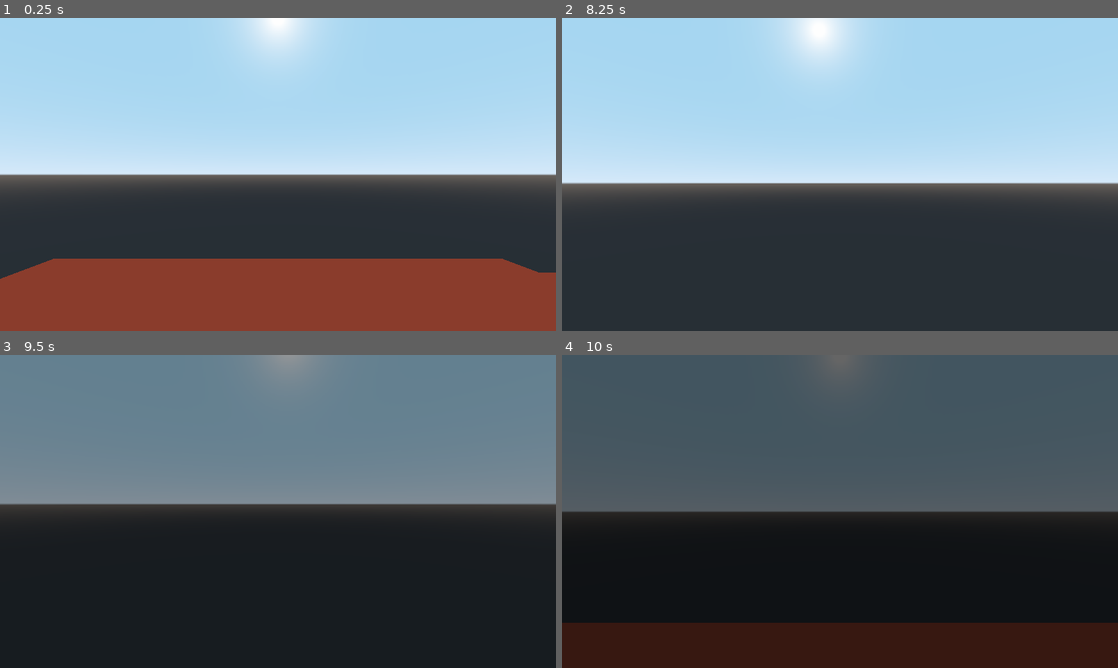
Above: before the commit, frames 1-4 (two rows, left to right).
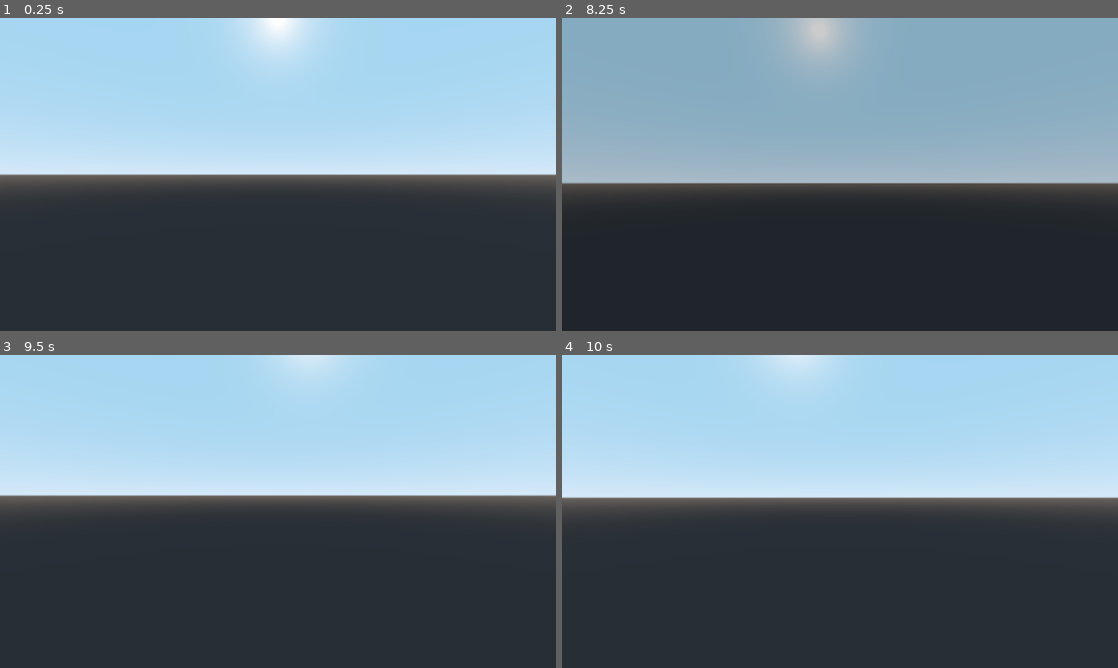
Above: after the commit, the same moments.

Repository: Ainlid/dreamscapexplorer
Game: Godot game, scene res://dream/dream.tscn
Same seed, same stepped clock (60 frames per second), same inputs: the game is played once before the commit and once after it. This scene is started directly instead of the project's main scene.
Inputs (mouse positions are in pixels of both pictures, inside the frame that each line leads up to):
- Up to frame 1 (0.25 s): no input
- Up to frame 2 (8.25 s): tap Enter at 0.5, 2, 3.5 s; move the mouse to (867, 174) at 0.52 s; hold Shift (run) 0.53-1.28 s; hold W (move_forward) 0.53-5.78 s; tap Space (jump) at 0.77, 1.25, 1.52, 2.75, 3.02, 3.77, 4.25, 4.52, 6.02, 6.77, 7.52 s; move the mouse to (812, 174) at 1.27 s; tap Shift (run) every 1.5 s from 1.35 to 7.35 s; move the mouse to (851, 168) at 2.02 s; hold Shift (run) 2.03-2.78 s; move the mouse to (834, 180) at 2.77 s; move the mouse to (878, 177) at 3.52 s; hold Shift (run) 3.53-4.28 s; move the mouse to (795, 171) at 4.27 s; move the mouse to (845, 174) at 5.02 s; hold Shift (run) 5.03-5.78 s; move the mouse to (817, 168) at 5.77 s; hold D (move_right) 5.78-6.53 s; move the mouse to (867, 174) at 6.52 s; hold Shift (run) 6.53-7.28 s; hold W (move_forward) from 6.53 s (still down); move the mouse to (812, 174) at 7.27 s; move the mouse to (851, 168) at 8.02 s; hold Shift (run) from 8.03 s (still down)
- Up to frame 3 (9.5 s): move the mouse to (272, 517) at 8.77 s; release W (move_forward) at 8.78 s; release Shift (run) at 8.78 s; hold A (move_left) from 8.78 s (still down); tap Shift (run) at 8.85 s; tap Space (jump) at 9.02 s
- Up to frame 4 (10 s): move the mouse to (878, 514) at 9.52 s; release A (move_left) at 9.53 s; hold W (move_forward) from 9.53 s (still down); hold Shift (run) from 9.53 s (still down); tap Space (jump) at 9.77 s

The runs differ from the first frame. In frame 1, 23% of the frame differs, in the area x 0-100%, y 76-100%; in frame 2, 53%; in frame 3, 48%; in frame 4, 98%, in the area x 0-100%, y 0-100%.

Commit message:
procedural generation fail

Diff:
--- a/source/dream/dream.gd
+++ b/source/dream/dream.gd
@@ -1,10 +1,16 @@
 extends Spatial
 
 onready var audio = $audio
+onready var player = preload("res://player/player.tscn")
 
 func _ready():
 	globals._dream_rng_refresh()
-	_load_layout()
+	#_load_layout()
+	_spawn_player()
+
+func _spawn_player():
+	var new_player = player.instance()
+	add_child(new_player)
 
 func _load_layout():
 	var layout_id = globals.dream_rng.randi()%globals.layouts.size()
--- a/source/dream/dream.tscn
+++ b/source/dream/dream.tscn
@@ -1,12 +1,9 @@
-[gd_scene load_steps=4 format=2]
+[gd_scene load_steps=3 format=2]
 
 [ext_resource path="res://bgm_gen/bgm_gen.tscn" type="PackedScene" id=1]
-[ext_resource path="res://player/player.tscn" type="PackedScene" id=2]
 [ext_resource path="res://dream/dream.gd" type="Script" id=3]
 
 [node name="dream" type="Spatial"]
 script = ExtResource( 3 )
 
-[node name="player" parent="." instance=ExtResource( 2 )]
-
 [node name="bgm_gen" parent="." instance=ExtResource( 1 )]
--- /dev/null
+++ b/source/dream_gen/dream_gen.gd
@@ -0,0 +1,4 @@
+extends Spatial
+
+func _ready():
+	pass
--- /dev/null
+++ b/source/dream_gen/dream_gen.tscn
@@ -0,0 +1,6 @@
+[gd_scene load_steps=2 format=2]
+
+[ext_resource path="res://dream_gen/dream_gen.gd" type="Script" id=1]
+
+[node name="dream_gen" type="Spatial"]
+script = ExtResource( 1 )
--- a/source/scenes/main_menu.tscn
+++ b/source/interface/main_menu/main_menu.tscn
@@ -1,11 +1,11 @@
 [gd_scene load_steps=7 format=2]
 
-[ext_resource path="res://interface/styles/label.tres" type="StyleBox" id=1]
-[ext_resource path="res://interface/controls/controls.tscn" type="PackedScene" id=2]
-[ext_resource path="res://interface/play_button.gd" type="Script" id=4]
-[ext_resource path="res://interface/quit_button.gd" type="Script" id=5]
+[ext_resource path="res://interface/controls/controls.tscn" type="PackedScene" id=1]
+[ext_resource path="res://interface/styles/label.tres" type="StyleBox" id=2]
+[ext_resource path="res://interface/main_menu/play_button.gd" type="Script" id=3]
+[ext_resource path="res://interface/main_menu/quit_button.gd" type="Script" id=4]
+[ext_resource path="res://interface/fonts/font_regular.tres" type="DynamicFont" id=5]
 [ext_resource path="res://interface/fonts/font_italic.tres" type="DynamicFont" id=6]
-[ext_resource path="res://interface/fonts/font_regular.tres" type="DynamicFont" id=7]
 
 [node name="main_menu" type="Spatial"]
 
@@ -47,9 +47,9 @@
 margin_bottom = 394.0
 focus_mode = 0
 mouse_default_cursor_shape = 2
-custom_fonts/font = ExtResource( 7 )
+custom_fonts/font = ExtResource( 5 )
 text = "play"
-script = ExtResource( 4 )
+script = ExtResource( 3 )
 __meta__ = {
 "_edit_use_anchors_": false
 }
@@ -61,9 +61,9 @@
 margin_bottom = 510.0
 focus_mode = 0
 mouse_default_cursor_shape = 2
-custom_fonts/font = ExtResource( 7 )
+custom_fonts/font = ExtResource( 5 )
 text = "quit"
-script = ExtResource( 5 )
+script = ExtResource( 4 )
 __meta__ = {
 "_edit_use_anchors_": false
 }
--- a/source/project.godot
+++ b/source/project.godot
@@ -16,7 +16,7 @@
 
 config/name="dreamscape explorer"
 config/description="dream diary"
-run/main_scene="res://scenes/main_menu.tscn"
+run/main_scene="res://interface/main_menu/main_menu.tscn"
 config/icon="res://icon.png"
 
 [autoload]
Not shown: 3 places in source/interface/main_menu/main_menu.tscn that only renumber resources
Renamed: source/interface/play_button.gd -> source/interface/main_menu/play_button.gd
Renamed: source/interface/quit_button.gd -> source/interface/main_menu/quit_button.gd
